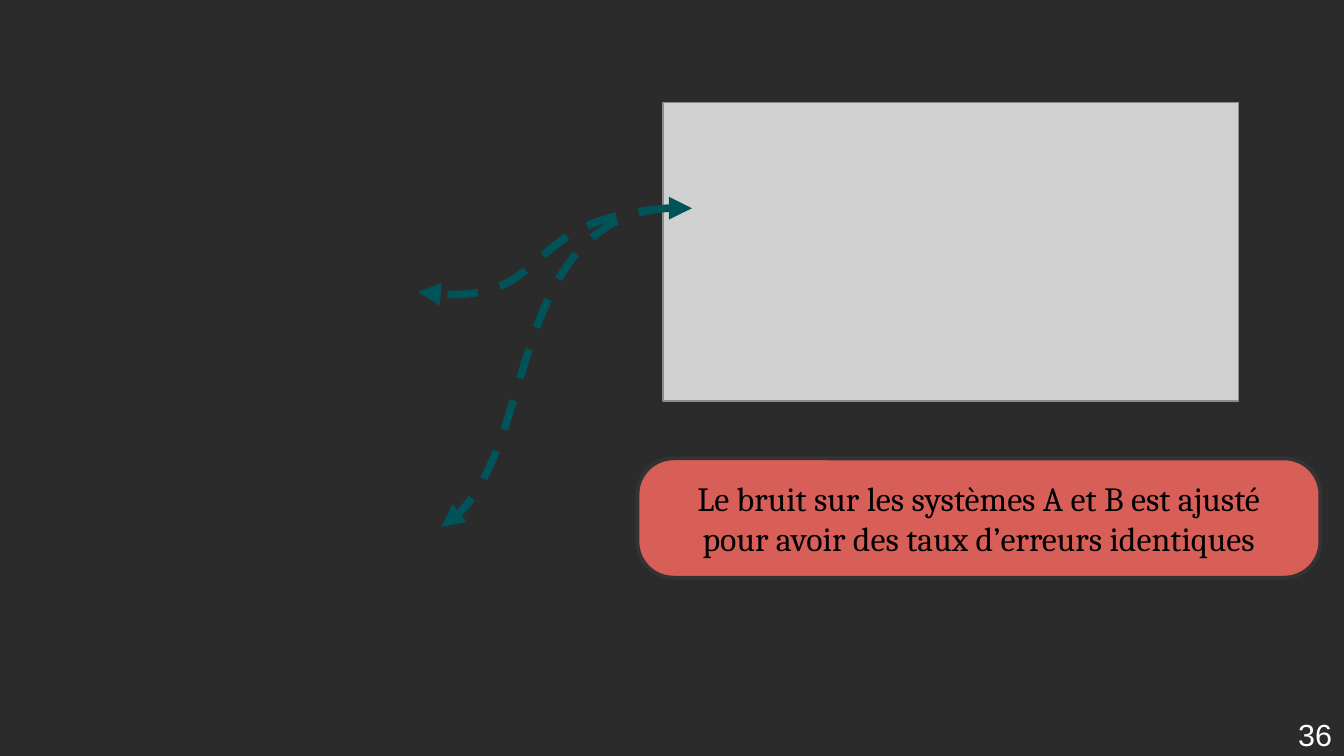
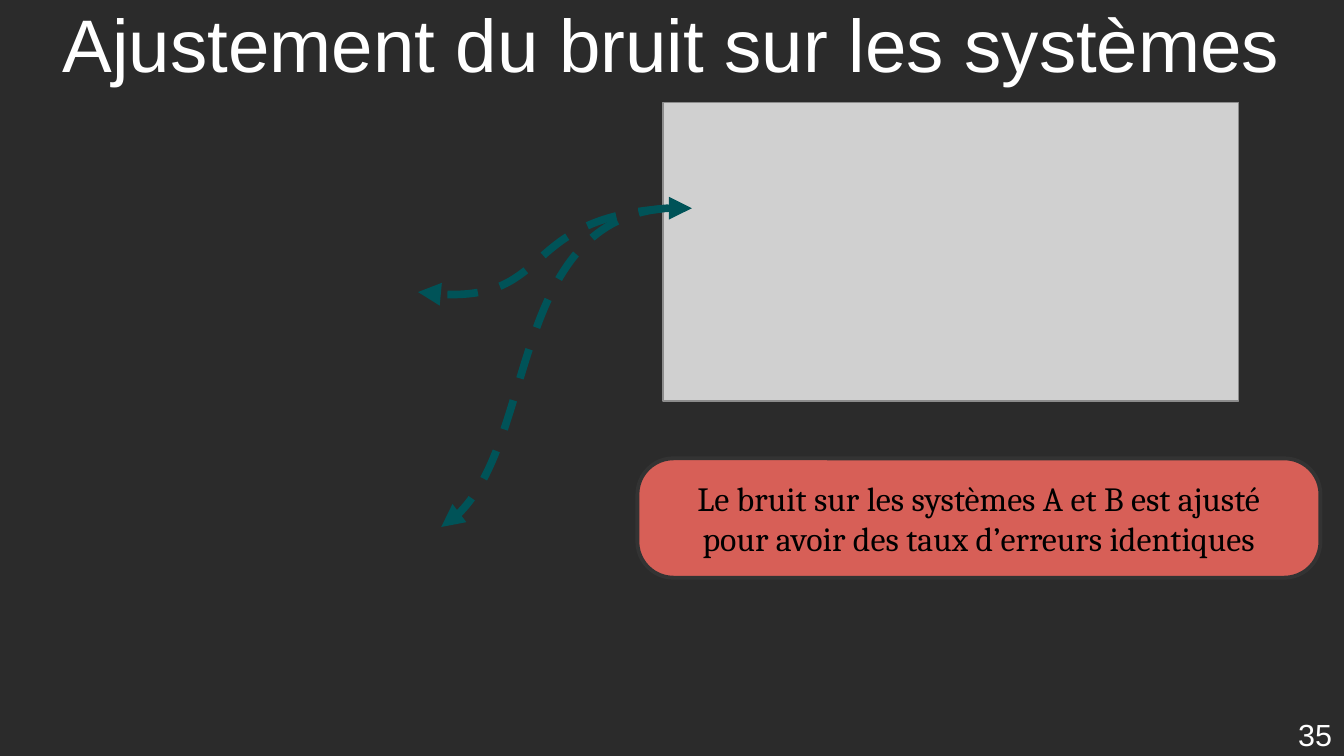
Before and after one commit to AmdaU/presentations, a slide deck: slide 35 of Seminaire/Seminaire.odp (slide 36 before the commit). Drawn at 1344x756 pixels with LibreOffice and Linux fonts; fonts in the diff are those of the drawing; grey boxes stand for pictures; background and template pictures are left out; a plain dark background stands for a picture behind light text. Boxes give left, top, right and bottom in pixels: in the first picture for what was removed or moved away, otherwise in the second. Text is boxed around its words. In the diff, an @@ line names an element or a change of style, - is before the commit and + after.

```diff
--- a/Seminaire/Seminaire.odp
+++ b/Seminaire/Seminaire.odp
@@ title added at box(63, 17, 1280, 86), 44 pt, text #FFFFFF @@
+Ajustement du bruit sur les systèmes
@@ page number at box(1298, 724, 1332, 747): text changed @@
-36
+35
```
Also in this commit, not shown: 20 other slides changed, 1 slide removed, 2 other files.
